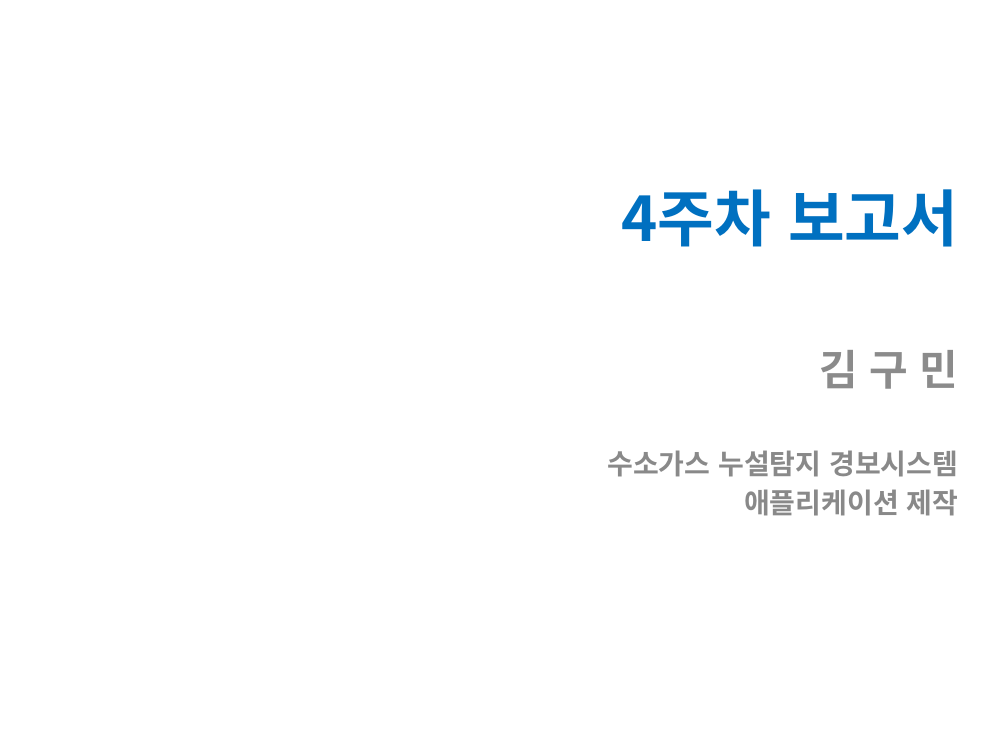
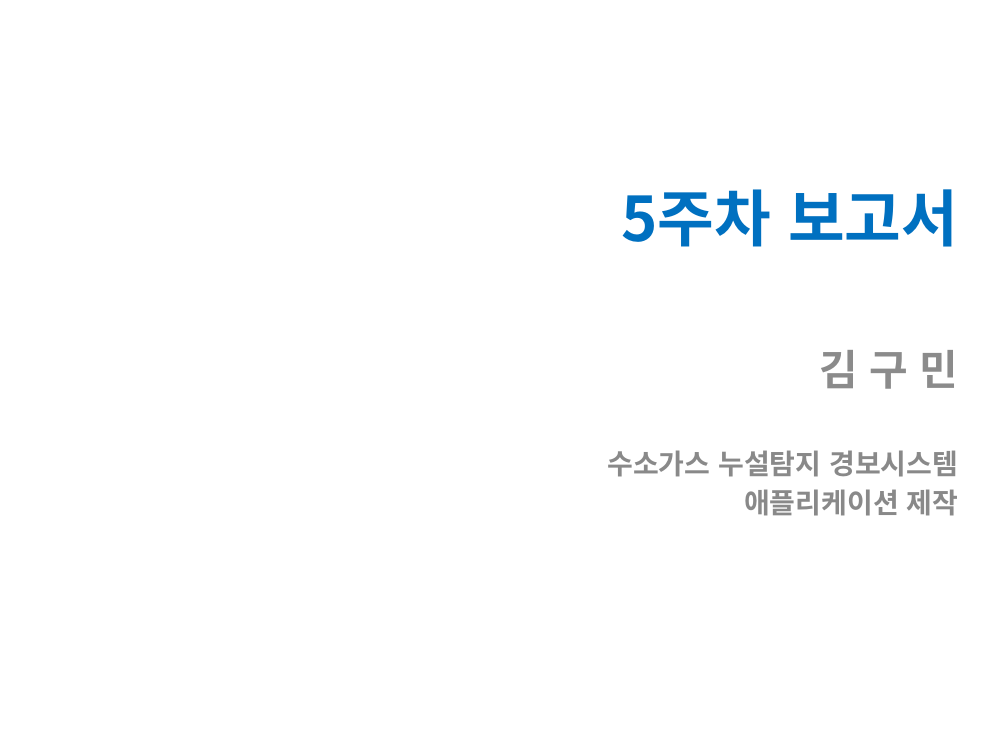
Before and after one commit to KimGumin/security119, a slide deck: slide 1 of 2020-02-03-김구민.pptx. Drawn at 1008x756 pixels with LibreOffice and Linux fonts; fonts in the diff are those of the drawing; background and template pictures are left out. Boxes give left, top, right and bottom in pixels: in the first picture for what was removed or moved away, otherwise in the second. Text is boxed around its words. In the diff, an @@ line names an element or a change of style, - is before the commit and + after.

```diff
--- a/2020-02-03-김구민.pptx
+++ b/2020-02-03-김구민.pptx
@@ title at box(621, 189, 958, 247): text changed @@
-4주차 보고서
+5주차 보고서
```
Also in this commit, not shown: 4 other slides changed, 1 slide removed, 2 other files.
